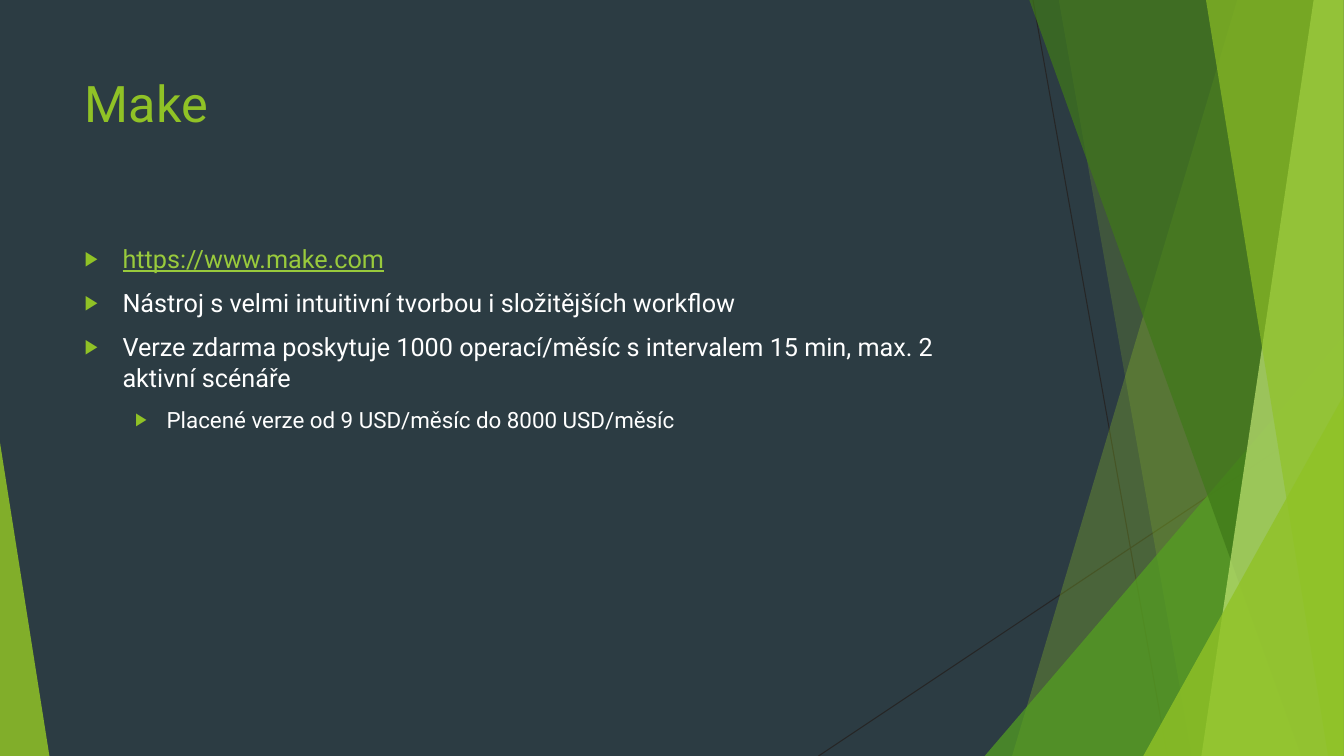
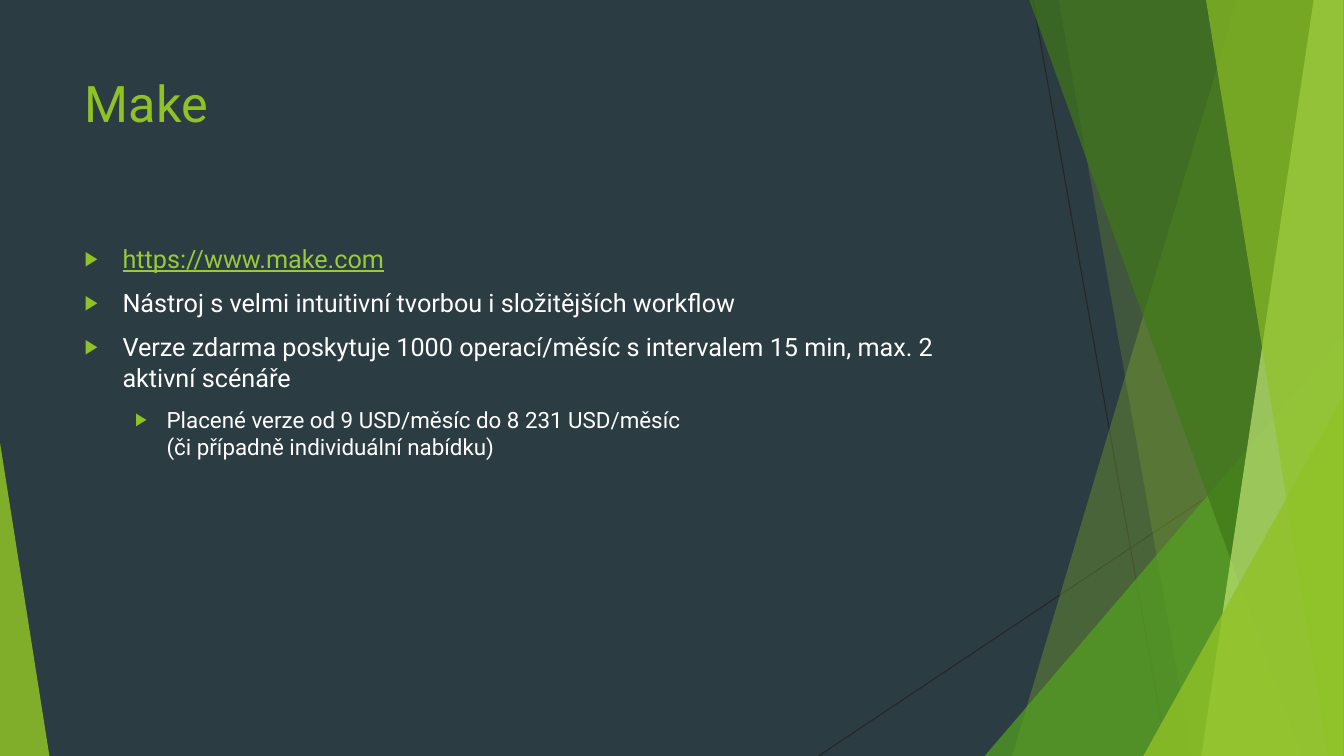
Before and after one commit to 4iz160/cviceni, a slide deck: slide 17 of 11-integracni-sluzby/cviceni-11.pptx. Drawn at 1344x756 pixels with LibreOffice and Linux fonts; fonts in the diff are those of the drawing. Boxes give left, top, right and bottom in pixels: in the first picture for what was removed or moved away, otherwise in the second. Text is boxed around its words. In the diff, an @@ line names an element or a change of style, - is before the commit and + after.

```diff
--- a/11-integracni-sluzby/cviceni-11.pptx
+++ b/11-integracni-sluzby/cviceni-11.pptx
@@ text at (167, 411, 680, 460): text changed @@
-  ▶ Placené verze od 9 USD/měsíc do 8000 USD/měsíc
+  ▶ Placené verze od 9 USD/měsíc do 8 231 USD/měsíc
+    (či případně individuální nabídku)
```
Also in this commit, not shown: 4 other slides changed, 1 other file.
